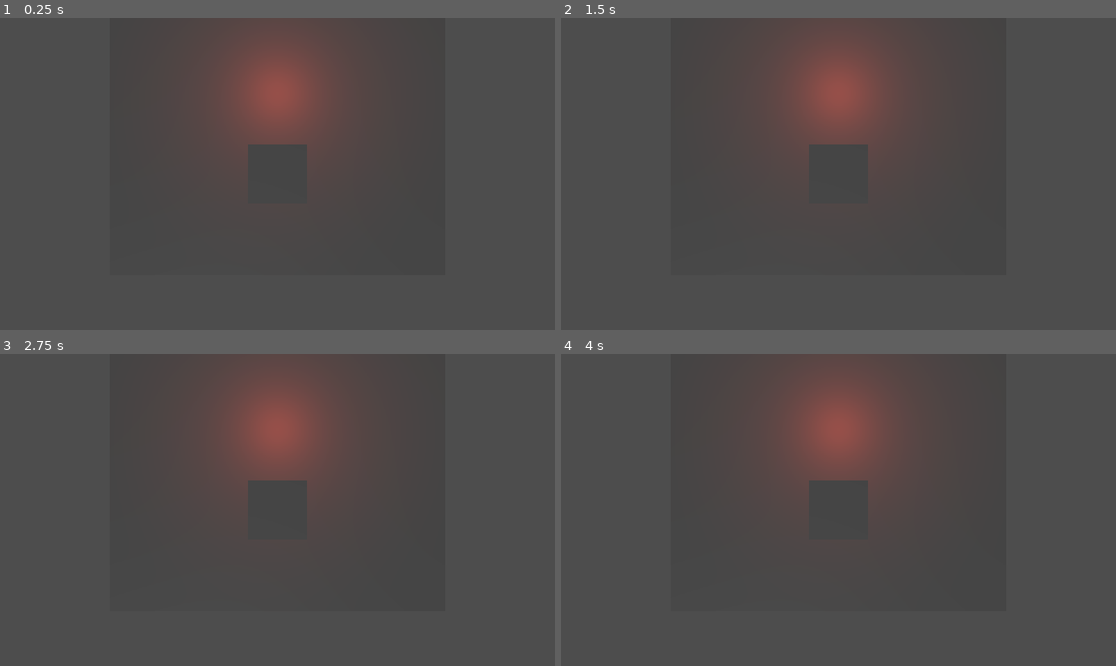
Above: before the commit, frames 1-4 (two rows, left to right).
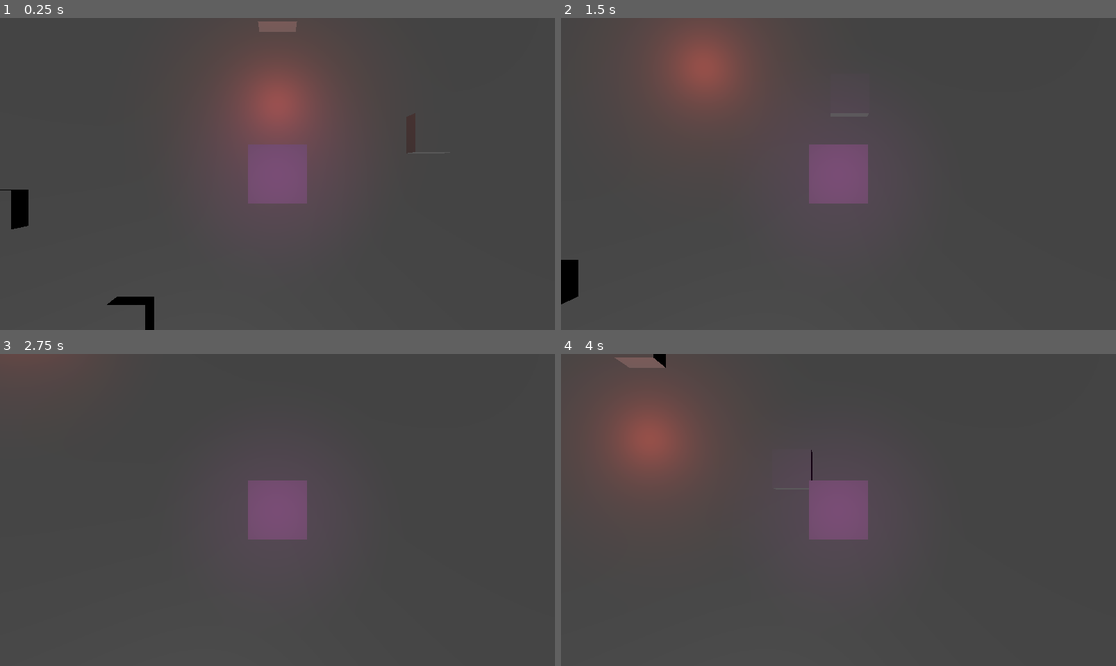
Above: after the commit, the same moments.

Repository: MrMinimal/ggj-2025
Game: Godot game, scene res://main.tscn
The game is run twice, just before and just after one commit, with the same random seed, the same clock (stepped at 60 frames per second) and the same inputs.
Inputs:
- Up to frame 1 (0.25 s): no input
- Up to frame 2 (1.5 s): tap Enter at 0.5 s; hold Right (ui_right) 0.53-1.28 s; hold Down (ui_down) from 1.28 s (still down)
- Up to frame 3 (2.75 s): release Down (ui_down) at 2.03 s; hold Right (ui_right) from 2.03 s (still down)
- Up to frame 4 (4 s): tap Space at 2.75 s; release Right (ui_right) at 2.78 s; hold Up (ui_up) 2.78-3.53 s; hold Left (ui_left) from 3.53 s (still down)

The runs differ from the first frame. In frame 1, 2.9% of the frame differs, in the area x 0-56%, y 1-100%; in frame 2, 12%; in frame 3, 9.1%; in frame 4, 14%, in the area x 7-63%, y 0-60%.

Commit message:
Add wasd

Diff:
--- a/main.tscn
+++ b/main.tscn
@@ -1,20 +1,45 @@
-[gd_scene load_steps=2 format=3 uid="uid://bgw4fx6410cso"]
+[gd_scene load_steps=3 format=3 uid="uid://bgw4fx6410cso"]
 
 [ext_resource type="PackedScene" uid="uid://bh7uqlf3024g4" path="res://player.tscn" id="1_ig7tw"]
+
+[sub_resource type="BoxShape3D" id="BoxShape3D_ig7tw"]
 
 [node name="Node2D" type="Node3D"]
 
 [node name="CSGBox3D" type="CSGBox3D" parent="."]
-transform = Transform3D(8.01092, 0, 0, 0, 1, 0, 0, 0, 6.81164, 0, 0, 0)
+transform = Transform3D(100, 0, 0, 0, 1, 0, 0, 0, 100, 0, 0, 0)
 size = Vector3(1, 0.25293, 1)
+
+[node name="StaticBody3D" type="StaticBody3D" parent="CSGBox3D"]
+
+[node name="CollisionShape3D" type="CollisionShape3D" parent="CSGBox3D/StaticBody3D"]
+shape = SubResource("BoxShape3D_ig7tw")
 
 [node name="DirectionalLight3D" type="DirectionalLight3D" parent="."]
 transform = Transform3D(0.657285, 0.70941, -0.254388, -0.541413, 0.679286, 0.495422, 0.52426, -0.187905, 0.830568, -0.279241, 0.98068, -0.457931)
 light_energy = 0.398
 
 [node name="Player" parent="." instance=ExtResource("1_ig7tw")]
-transform = Transform3D(1, 0, 0, 0, 1, 0, 0, 0, 1, 0, 1, 1)
+transform = Transform3D(1, 0, 0, 0, 1, 0, 0, 0, 1, 0, 1.73955, 1)
 
 [node name="OmniLight3D" type="OmniLight3D" parent="."]
 transform = Transform3D(1, 0, 0, 0, 1, 0, 0, 0, 1, 0, 1.02279, -0.965338)
 light_color = Color(0.85668, 0.277169, 0.17826, 1)
+
+[node name="CSGBox3D2" type="CSGBox3D" parent="."]
+transform = Transform3D(1, 0, 0, 0, 1, 0, 0, 0, 1, 0, 0, -3.40908)
+
+[node name="CSGBox3D3" type="CSGBox3D" parent="."]
+transform = Transform3D(1, 0, 0, 0, 1, 0, 0, 0, 1, 4.04139, 0, -0.0658684)
+
+[node name="CSGBox3D4" type="CSGBox3D" parent="."]
+transform = Transform3D(1, 0, 0, 0, 1, 0, 0, 0, 1, -3.89469, 0, 4.86009)
+
+[node name="CSGBox3D5" type="CSGBox3D" parent="."]
+transform = Transform3D(1, 0, 0, 0, 1, 0, 0, 0, 1, -7.338, 0, 1.92372)
+
+[node name="CSGBox3D6" type="CSGBox3D" parent="."]
+transform = Transform3D(1, 0, 0, 0, 1, 0, 0, 0, 1, -9.92049, 0, -7.89033)
+
+[node name="CSGBox3D7" type="CSGBox3D" parent="."]
+transform = Transform3D(1, 0, 0, 0, 1, 0, 0, 0, 1, -9.92049, 0, -7.89033)
--- a/player.gd
+++ b/player.gd
@@ -4,24 +4,64 @@
 @export var deadzone = 0.1
 @export var sensitivity = 2.0
 
+var JavaScript = JavaScriptBridge
+
+func _init():
+	if !OS.has_feature('web'):
+		return
+
+	JavaScript.eval("""
+	var acceleration = { x: 0, y: 0, z: 0 }
+
+	function registerMotionListener() {
+		window.ondevicemotion = function(event) {
+			if (event.acceleration.x === null) return
+			acceleration.x = event.acceleration.x
+			acceleration.y = event.acceleration.y
+			acceleration.z = event.acceleration.z
+		}
+	}
+
+	if (typeof DeviceOrientationEvent.requestPermission === 'function') {
+		DeviceOrientationEvent.requestPermission().then(function(state) {
+			if (state === 'granted') registerMotionListener()
+		})
+	} else {
+		registerMotionListener()
+	}
+	""", true)
+
+func get_accelerometer() -> Vector3:
+	if !OS.has_feature('web'):
+		return Input.get_accelerometer()
+	var x = JavaScript.eval('acceleration.x')
+	var y = JavaScript.eval('acceleration.y')
+	var z = JavaScript.eval('acceleration.z')
+	return Vector3(x, y, z)
+
 func _physics_process(delta):
-	var acc = Input.get_accelerometer()
-	var grav = Input.get_gravity()
-	var mag = Input.get_magnetometer()
-	var gyro = Input.get_gyroscope()
+	var movement = Vector3.ZERO
 
+	# WASD input
+	if Input.is_action_pressed("move_forward") or Input.is_action_pressed("ui_up"):
+		movement.z -= 1
+	if Input.is_action_pressed("move_backward") or Input.is_action_pressed("ui_down"):
+		movement.z += 1
+	if Input.is_action_pressed("move_left") or Input.is_action_pressed("ui_left"):
+		movement.x -= 1
+	if Input.is_action_pressed("move_right") or Input.is_action_pressed("ui_right"):
+		movement.x += 1
 
-	var accel = Input.get_accelerometer()
+	# If no keyboard input, use accelerometer
+	if movement == Vector3.ZERO:
+		var accel = get_accelerometer()
+		movement = Vector3(accel.x, 0, -accel.y) * sensitivity
 
-	# Convert accelerometer to movement vector
-	var movement = Vector3(accel.x, 0, -accel.y) * sensitivity
-	print(acc,accel,grav,mag,gyro)
-
-	# Apply deadzone
-	if abs(movement.x) < deadzone:
-		movement.x = 0
-	if abs(movement.z) < deadzone:
-		movement.z = 0
+		# Apply deadzone
+		if abs(movement.x) < deadzone:
+			movement.x = 0
+		if abs(movement.z) < deadzone:
+			movement.z = 0
 
 	# Normalize and apply speed
 	if movement.length() > 1:
@@ -29,38 +69,3 @@
 
 	# Move the node
 	position += movement * speed * delta
-
-
-var JavaScript = JavaScriptBridge
-func _init():
-
-	if !OS.has_feature('web'): pass
-	JavaScript.eval("""
-		var acceleration = { x: 0, y: 0, z: 0 }
-
-		function registerMotionListener() {
-			window.ondevicemotion = function(event) {
-				if (event.acceleration.x === null) return
-				acceleration.x = event.acceleration.x
-				acceleration.y = event.acceleration.y
-				acceleration.z = event.acceleration.z
-			}
-		}
-
-		if (typeof DeviceOrientationEvent.requestPermission === 'function') {
-			DeviceOrientationEvent.requestPermission().then(function(state) {
-				if (state === 'granted') registerMotionListener()
-			})
-		}
-		else {
-			registerMotionListener()
-		}
-	""", true)
-
-func get_accelerometer() -> Vector3:
-	if !OS.has_feature('web'): return Input.get_accelerometer()
-
-	var x = JavaScript.eval('acceleration.x')
-	var y = JavaScript.eval('acceleration.y')
-	var z = JavaScript.eval('acceleration.z')
-	return Vector3(x, y, z)
--- a/player.tscn
+++ b/player.tscn
@@ -1,6 +1,8 @@
-[gd_scene load_steps=2 format=3 uid="uid://bh7uqlf3024g4"]
+[gd_scene load_steps=3 format=3 uid="uid://bh7uqlf3024g4"]
 
 [ext_resource type="Script" uid="uid://cbnksnpir40x1" path="res://player.gd" id="1_4flbx"]
+
+[sub_resource type="BoxShape3D" id="BoxShape3D_4flbx"]
 
 [node name="Player" type="Node3D"]
 script = ExtResource("1_4flbx")
@@ -9,3 +11,12 @@
 
 [node name="Camera3D" type="Camera3D" parent="."]
 transform = Transform3D(1, 0, 0, 0, -4.37114e-08, 1, 0, -1, -4.37114e-08, 0, 3.971, 0)
+
+[node name="OmniLight3D" type="OmniLight3D" parent="."]
+transform = Transform3D(1, 0, 0, 0, 1, 0, 0, 0, 1, 0, 1.81388, 0)
+light_color = Color(0.768531, 0.276242, 0.734836, 1)
+
+[node name="RigidBody3D" type="RigidBody3D" parent="."]
+
+[node name="CollisionShape3D" type="CollisionShape3D" parent="RigidBody3D"]
+shape = SubResource("BoxShape3D_4flbx")
--- a/project.godot
+++ b/project.godot
@@ -15,6 +15,29 @@
 config/features=PackedStringArray("4.4", "Mobile")
 config/icon="res://icon.svg"
 
+[input]
+
+move_forward={
+"deadzone": 0.2,
+"events": [Object(InputEventKey,"resource_local_to_scene":false,"resource_name":"","device":-1,"window_id":0,"alt_pressed":false,"shift_pressed":false,"ctrl_pressed":false,"meta_pressed":false,"pressed":false,"keycode":0,"physical_keycode":87,"key_label":0,"unicode":119,"location":0,"echo":false,"script":null)
+]
+}
+move_backward={
+"deadzone": 0.2,
+"events": [Object(InputEventKey,"resource_local_to_scene":false,"resource_name":"","device":-1,"window_id":0,"alt_pressed":false,"shift_pressed":false,"ctrl_pressed":false,"meta_pressed":false,"pressed":false,"keycode":0,"physical_keycode":83,"key_label":0,"unicode":115,"location":0,"echo":false,"script":null)
+]
+}
+move_left={
+"deadzone": 0.2,
+"events": [Object(InputEventKey,"resource_local_to_scene":false,"resource_name":"","device":-1,"window_id":0,"alt_pressed":false,"shift_pressed":false,"ctrl_pressed":false,"meta_pressed":false,"pressed":false,"keycode":0,"physical_keycode":65,"key_label":0,"unicode":97,"location":0,"echo":false,"script":null)
+]
+}
+move_right={
+"deadzone": 0.2,
+"events": [Object(InputEventKey,"resource_local_to_scene":false,"resource_name":"","device":-1,"window_id":0,"alt_pressed":false,"shift_pressed":false,"ctrl_pressed":false,"meta_pressed":false,"pressed":false,"keycode":0,"physical_keycode":68,"key_label":0,"unicode":100,"location":0,"echo":false,"script":null)
+]
+}
+
 [input_devices]
 
 sensors/enable_accelerometer=true
